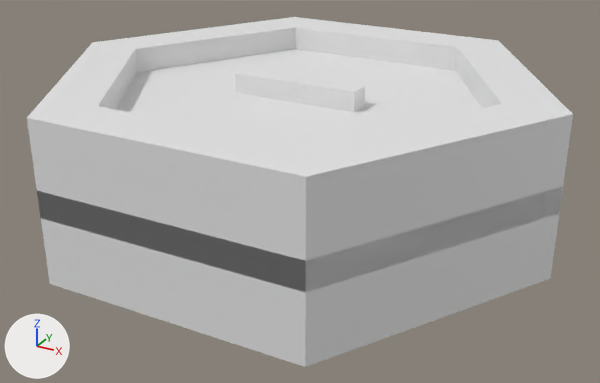
The FBX model GDP/3D/Temp3D/Temp3D/PowerUps/Paddle/Short.FBX: old version first, new version second.
Rendered twice from a 50 mm camera at (0.00694, -0.08007, 0.01441) aimed at (-0.00727, -0.05423, 0.00149). The lights are fixed; the arrows at lower left show +X, +Y and +Z. Where no turn or scale is listed for an object, it has been applied to the vertices.
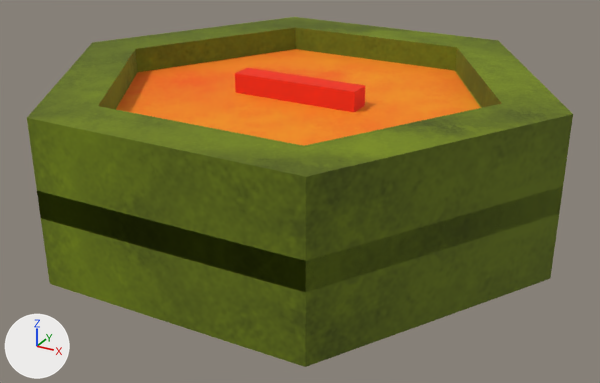
The newer file is also turned or shifted as a whole; pictures and numbers use the older file's frame.

Pixel boxes (x1, y1, x2, y2) of what changed, in the pictures (600 x 383 px):
```json
{"object": "Cylinder025", "change": "recoloured", "before": [27, 17, 573, 367], "after": [27, 17, 573, 367], "on screen": "white to green"}
```

Scene script edits in JSON lines:
```json
{"op": "add", "block": "img_powerup_negative_png", "code": ["img_powerup_negative_png = load_image('Powerup_Negative.png', '../../../../../Texture/Temp2D/Powerup_Negative.png', 2048, 2048, 'sRGB')"]}
{"op": "add", "block": "mat_09___default", "code": ["mat_09___default = principled_material('09 - Default')", "mat_09___default.texture = img_powerup_negative_png", "mat_09___default.roughness = 0.859"]}
{"block": "me_mesh", "where": "me_mesh.from_pydata(...)  # 76 vertices, 128 faces; spans x -0.01..0.01, y -0.0087..0.0087, z -0.003..0.003"}
{"op": "add", "block": "me_mesh", "code": "me_mesh.materials.append(mat_09___default)  # picture img_powerup_negative_png"}
```
